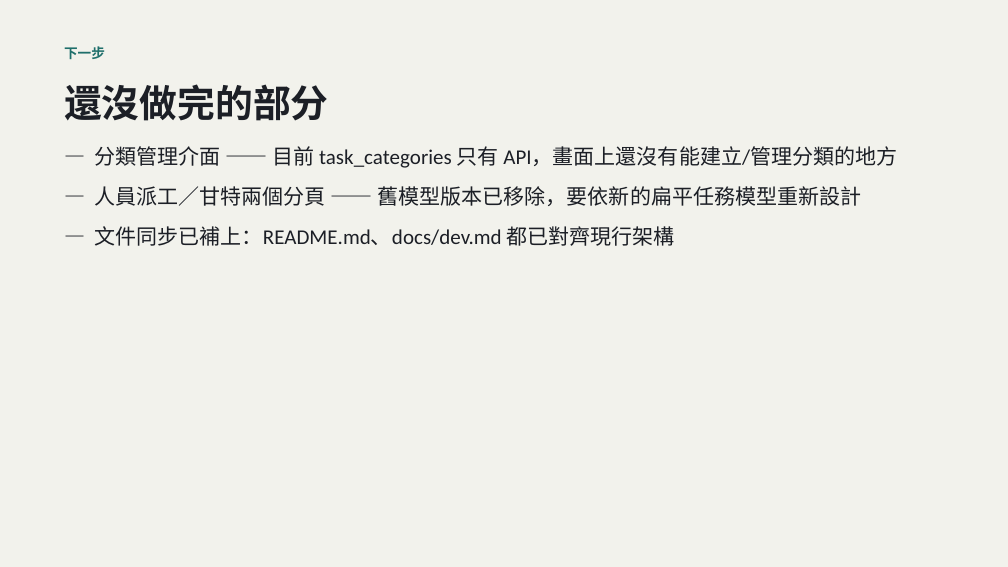
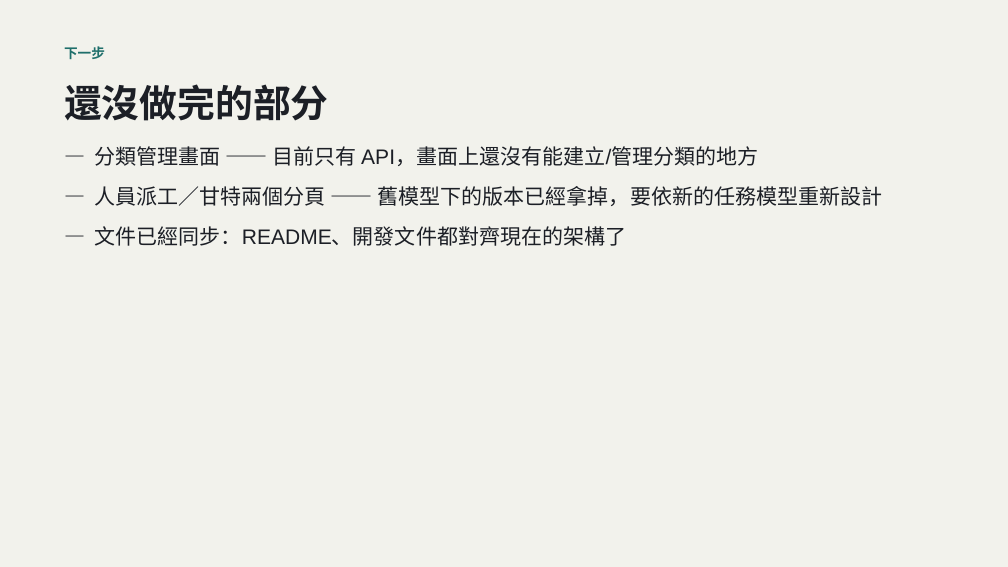
Before and after one commit to LinGaOscar/Spring-MissionBoard, a slide deck: slide 27 of docs/從HTML到SaaS_AI開發技巧回顧.pptx (slide 17 before the commit). Drawn at 1008x567 pixels with LibreOffice and Linux fonts; fonts in the diff are those of the drawing. Boxes give left, top, right and bottom in pixels: in the first picture for what was removed or moved away, otherwise in the second. Text is boxed around its words. In the diff, an @@ line names an element or a change of style, - is before the commit and + after.

```diff
--- a/docs/從HTML到SaaS_AI開發技巧回顧.pptx
+++ b/docs/從HTML到SaaS_AI開發技巧回顧.pptx
@@ text at [95,146,883,246]: text changed; font Calibri to Arial @@
-— 分類管理介面 —— 目前 task_categories 只有 API，畫面上還沒有能建立/管理分類的地方
-— 人員派工／甘特兩個分頁 —— 舊模型版本已移除，要依新的扁平任務模型重新設計
-— 文件同步已補上：README.md、docs/dev.md 都已對齊現行架構
+— 分類管理畫面 —— 目前只有 API，畫面上還沒有能建立/管理分類的地方
+— 人員派工／甘特兩個分頁 —— 舊模型下的版本已經拿掉，要依新的任務模型重新設計
+— 文件已經同步：README、開發文件都對齊現在的架構了
```
Also in this commit, not shown: 17 other slides changed, 10 slides added.
